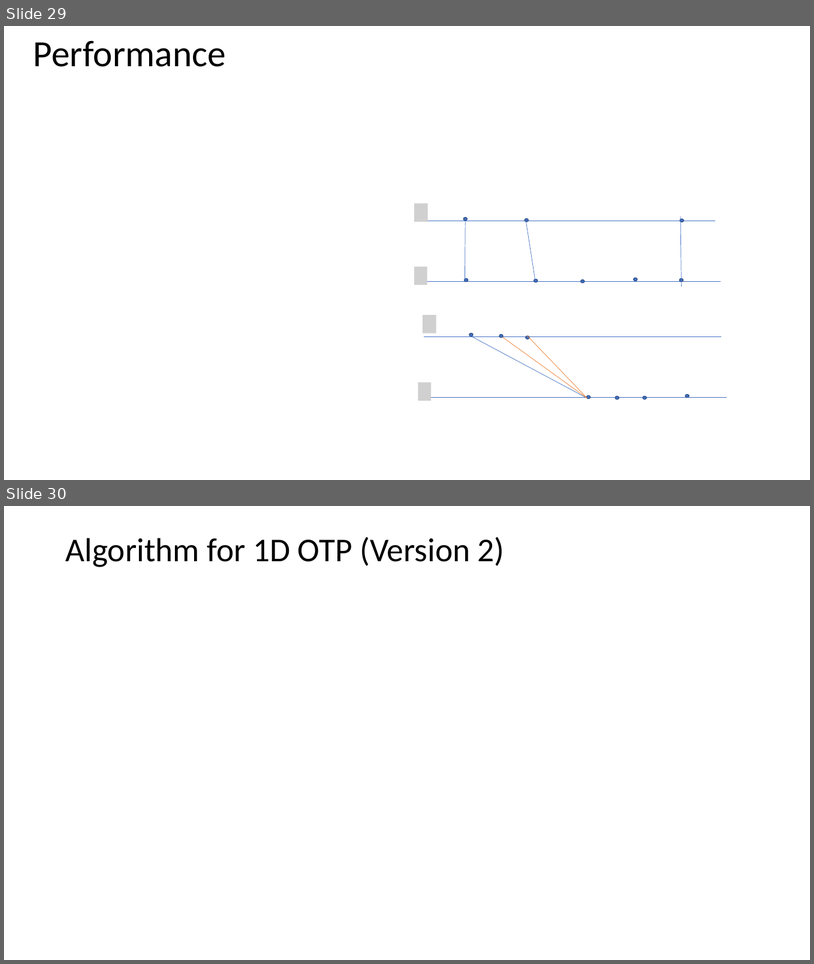
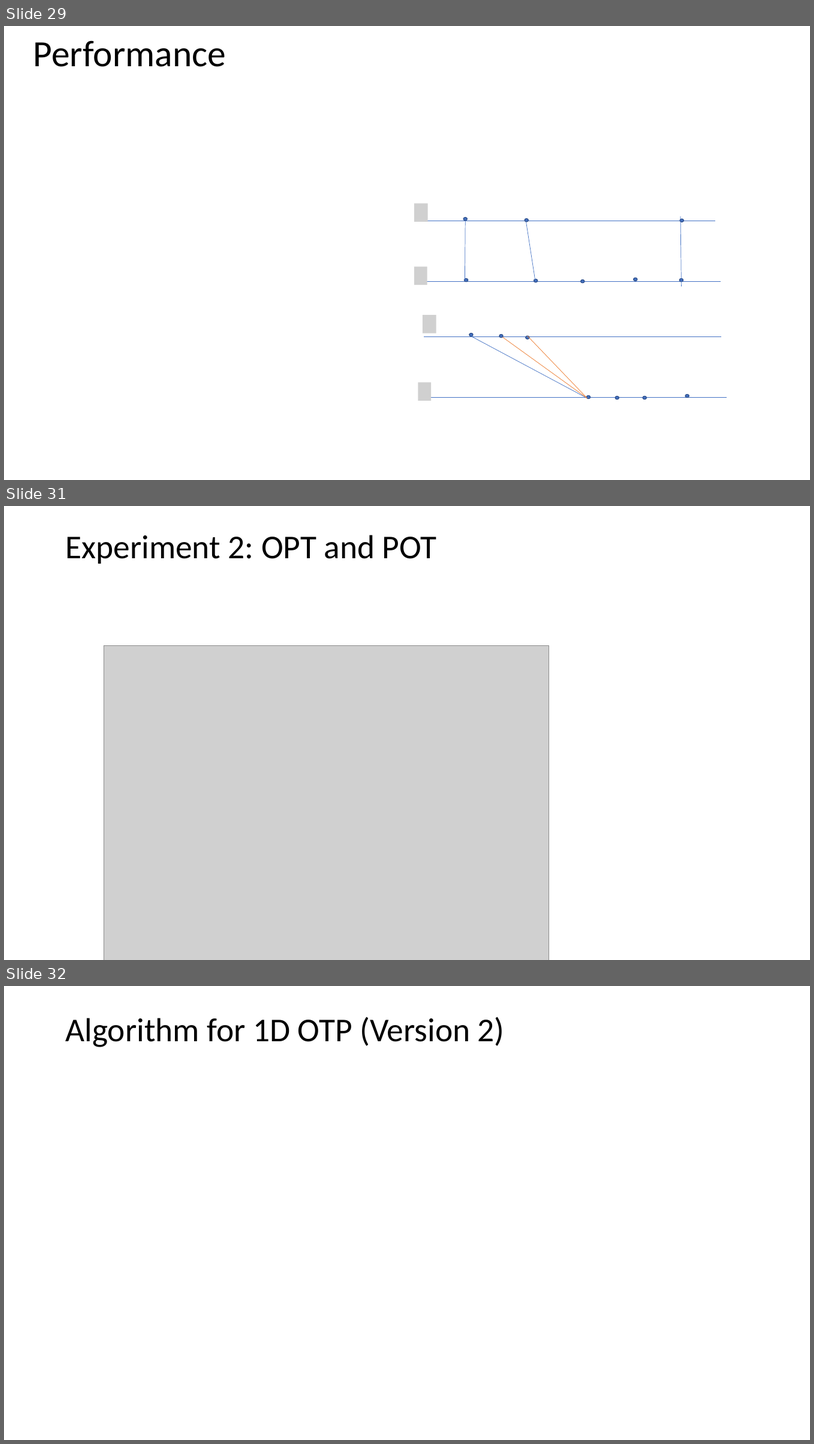
Before and after one commit to yikun-baio/sliced_opt, a slide deck: Sliced Optimal Partial Transport/report/OPT_Yikun.pptx. Shown one above the other, each under a label of ours: slides 29 and 30 before the commit, slides 29, 31 and 32 after it; the slides between them are not shown. The pictures are 814x964 and 814x1444 pixels, drawn with LibreOffice and Linux fonts; fonts in the diff are those of the drawing; grey boxes stand for pictures. Boxes give left, top, right and bottom in pixels: in the first picture for what was removed or moved away, otherwise in the second. Text is boxed around its words. In the diff, an @@ line names an element or a change of style, - is before the commit and + after.

```diff
--- a/Sliced Optimal Partial Transport/report/OPT_Yikun.pptx
+++ b/Sliced Optimal Partial Transport/report/OPT_Yikun.pptx
@@ slide 31 added at bbox=[4, 506, 810, 960], background #FFFFFF @@
@@ title added at bbox=[65, 535, 437, 564], 39.6 pt, text #000000 @@
+Experiment 2: OPT and POT
@@ picture added at bbox=[104, 646, 549, 960] @@
@@ what was slide 30 is now slide 32 @@
```
Also in this commit, not shown: 4 slides changed, 4 other slides added, 1 slide removed, 32 other files.
